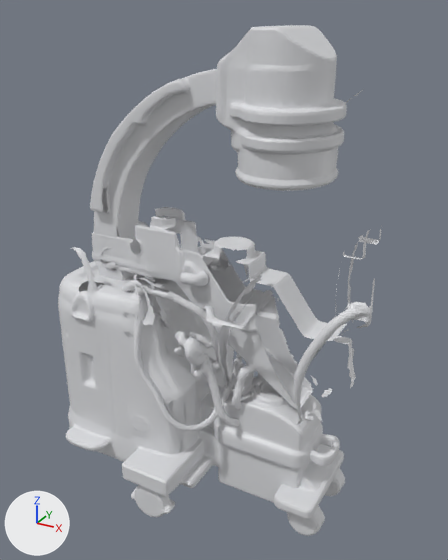
What one commit did to the glTF model apps/web/public/models/rigs/oec_rig.glb.
Rendered twice from a 50 mm camera at (0.785, -1.868, 0.906) aimed at (-0.266, 0.042, -0.049). The lights are fixed; the arrows at lower left show +X, +Y and +Z. The picture after the commit comes second. Vertices at exactly the same position are counted once.

Names of what the first picture shows: 'body', 'boom', 'carm', 'column'.
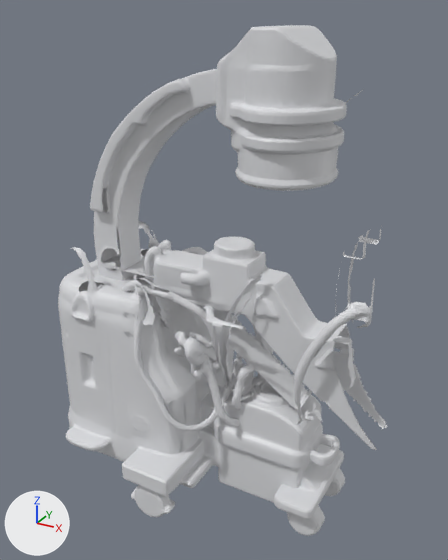
What differs and where, as boxes [x1, y1, x2, y2] in the pictures (448 x 560 px):
'column', reshaped (39% narrower, 17% shorter)
    before: [92, 207, 314, 455]
    after: [124, 249, 258, 455]
'boom', reshaped (13% taller)
    before: [121, 226, 382, 424]
    after: [121, 226, 387, 450]
part 1 of me_column, deleted
    before: [92, 217, 298, 409]
part 2 of me_column, deleted
    before: [140, 207, 314, 391]
part 3 of me_boom, added
    after: [154, 248, 387, 450]

The change, as a list of edits to the scene's bpy script:
```text
Change me_column:
    used by ob_column; location = (0.0, 0.0, 0.0)
    remove me_column.from_pydata(...)  # 4936 vertices, 8706 faces; spans x -0.83..0.106, y -0.272..0.346, z -0.727..0.192
    add me_column.from_pydata(...)  # 3616 vertices, 6552 faces; spans x -0.579..-0.176, y -0.272..0.346, z -0.727..-0.019
    me_column part 1: the loose piece of 590 vertices spanning x -0.83..0.106, y -0.069..-0.012, z -0.464..0.19 is deleted
    me_column part 2: 730 vertices removed from x -0.829..0.105, y 0.049..0.132, z -0.466..0.192
Change me_boom:
    used by ob_boom; location = (0.0, 0.0, 0.0)
    remove me_boom.from_pydata(...)  # 2716 vertices, 4576 faces; spans x -0.621..0.335, y -0.226..0.257, z -0.512..0.282
    add me_boom.from_pydata(...)  # 3752 vertices, 6710 faces; spans x -0.621..0.406, y -0.226..0.257, z -0.536..0.282
    me_boom part 3: 1036 vertices added at x -0.521..0.406, y -0.069..0.121, z -0.536..0.115
```
